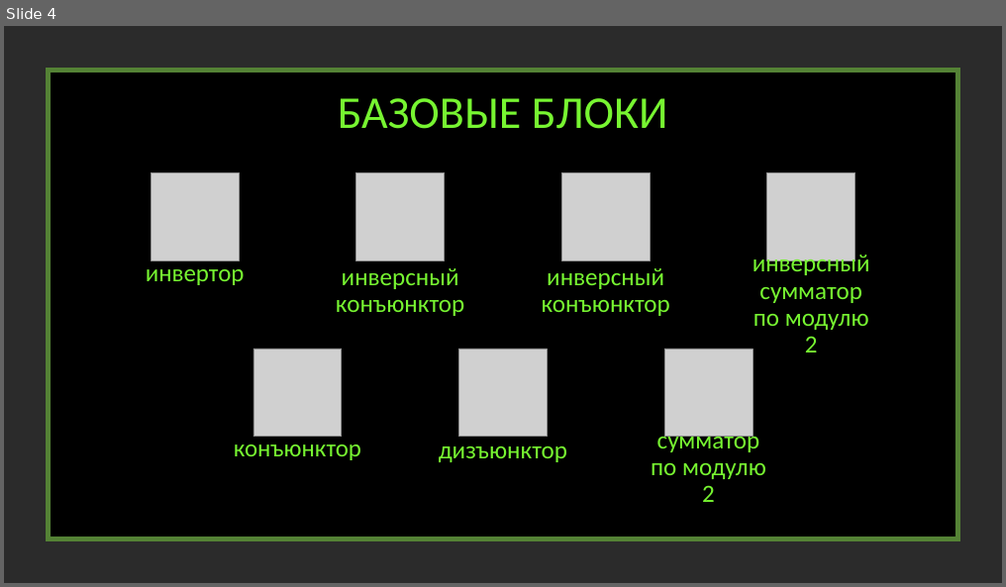
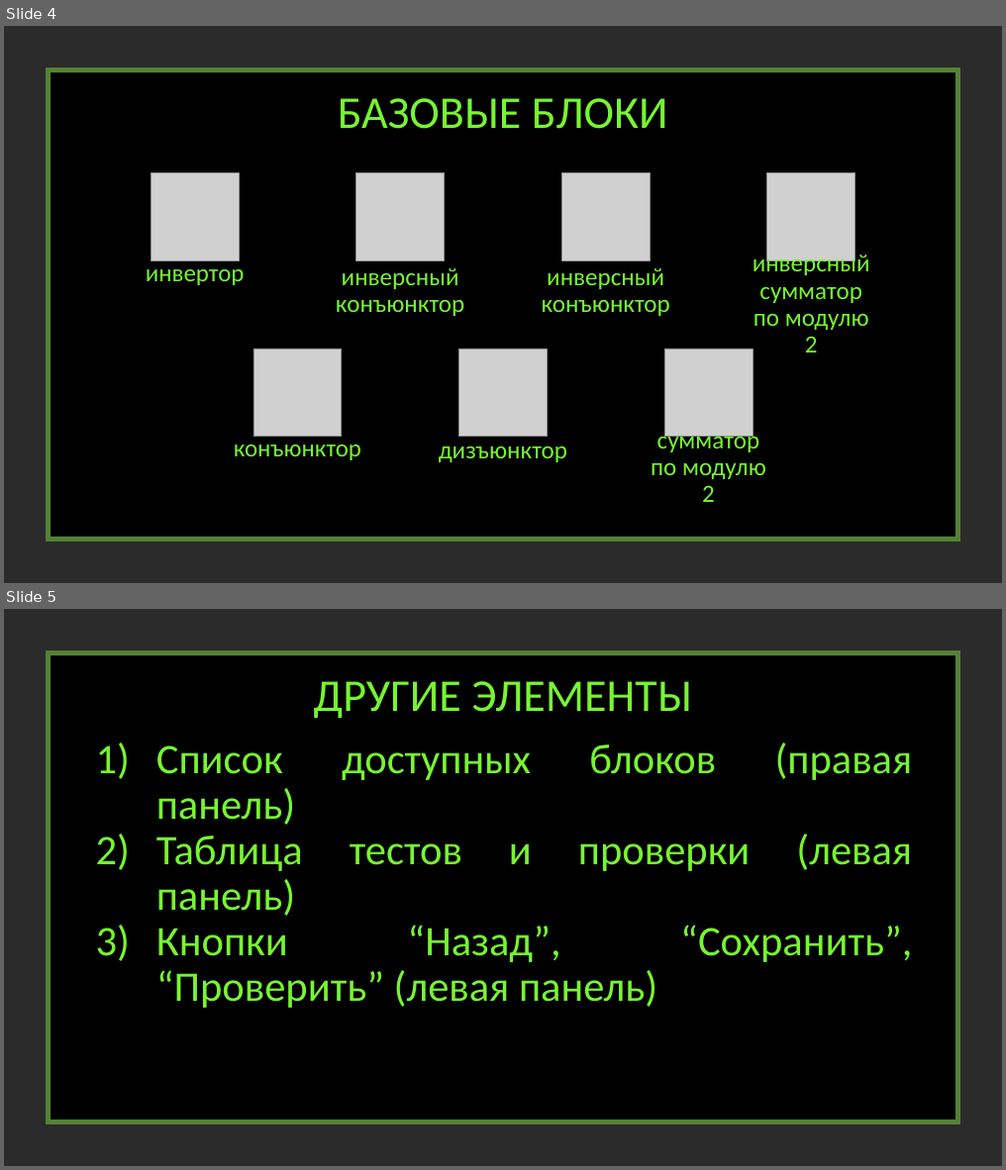
Before and after one commit to creativepix/Pygame_Logic_Functions, a slide deck: presentation.pptx. Shown one above the other, each under a label of ours: slide 4 before the commit, slides 4 and 5 after it. The pictures are 1006x587 and 1006x1170 pixels, drawn with LibreOffice and Linux fonts; fonts in the diff are those of the drawing; grey boxes stand for pictures; background and template pictures are left out; a plain dark background stands for a picture behind light text. Boxes give left, top, right and bottom in pixels: in the first picture for what was removed or moved away, otherwise in the second. Text is boxed around its words. In the diff, an @@ line names an element or a change of style, - is before the commit and + after.

```diff
--- a/presentation.pptx
+++ b/presentation.pptx
@@ slide 5 added at (4,609,1002,1166), background picture (left out) @@
@@ rectangle added at (48,653,957,1123), fill #000000, outline #548235 5 pt @@
@@ title added at (314,681,691,719), 44 pt, text #77F531 @@
+ДРУГИЕ ЭЛЕМЕНТЫ
@@ text added at (156,743,913,1008), 40.7 pt, text #77F531 @@
+1) Список доступных блоков (правая панель)
+2) Таблица тестов и проверки (левая панель)
+3) Кнопки “Назад”, “Сохранить”, “Проверить” (левая панель)
```
Also in this commit, not shown: 2 slides changed, 1 slide removed, 1 other file.
